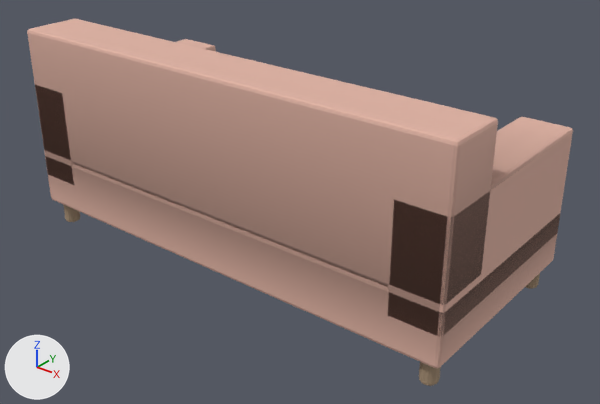
An edit to the glTF model public/assets/island/furniture-v1/furn_sofa__coral.glb, drawn before and after from the same camera.
Camera for both pictures: a 50 mm camera at (1.89, -2.27, 1.65) aimed at (0.1, -0.02, 0.26). Arrows for +X, +Y and +Z are at lower left; the lights stay in place. The older version comes first. Where no turn or scale is listed for an object, it has been applied to the vertices. Vertices at exactly the same position are counted once.
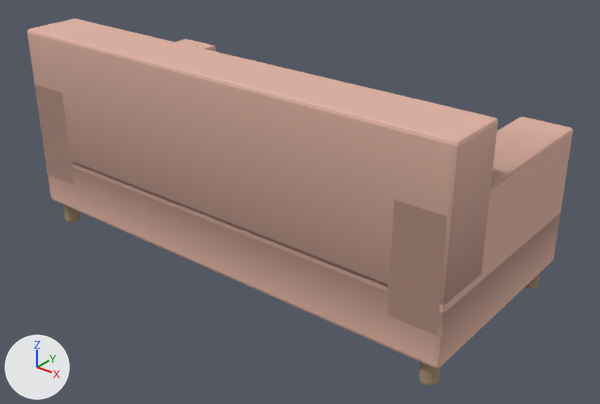
Scene script edits in JSON lines:
```json
{"block": "me_mesh_0", "where": "# used by ob_mesh_0; location = (-0.95, 0.425, 0.0)"}
{"op": "remove", "block": "me_mesh_0", "code": "me_mesh_0.from_pydata(...)  # 830 vertices, 1616 faces; spans x 0.0..1.9, y -0.85..0.0, z 0.0..0.84"}
{"op": "add", "block": "me_mesh_0", "code": "me_mesh_0.from_pydata(...)  # 875 vertices, 1669 faces; spans x 0.0..1.9, y -0.85..0.0, z 0.0..0.84"}
{"block": "me_mesh_0", "change": "me_mesh_0 part 1"}
{"block": "me_mesh_0", "change": "31 faces are deleted"}
{"block": "me_mesh_0", "change": "45 vertices are added at x 0.0..1.9, y -0.85..0.0, z 0.11..0.83"}
{"block": "me_mesh_0", "change": "84 new faces join them"}
```

Boxes (x1, y1, x2, y2) around the edits, measured in the pictures (600 x 404 px):
```json
{"part": 1, "of": "me_mesh_0", "change": "reshaped", "before": [35, 82, 561, 339], "after": [35, 82, 561, 339]}
```
